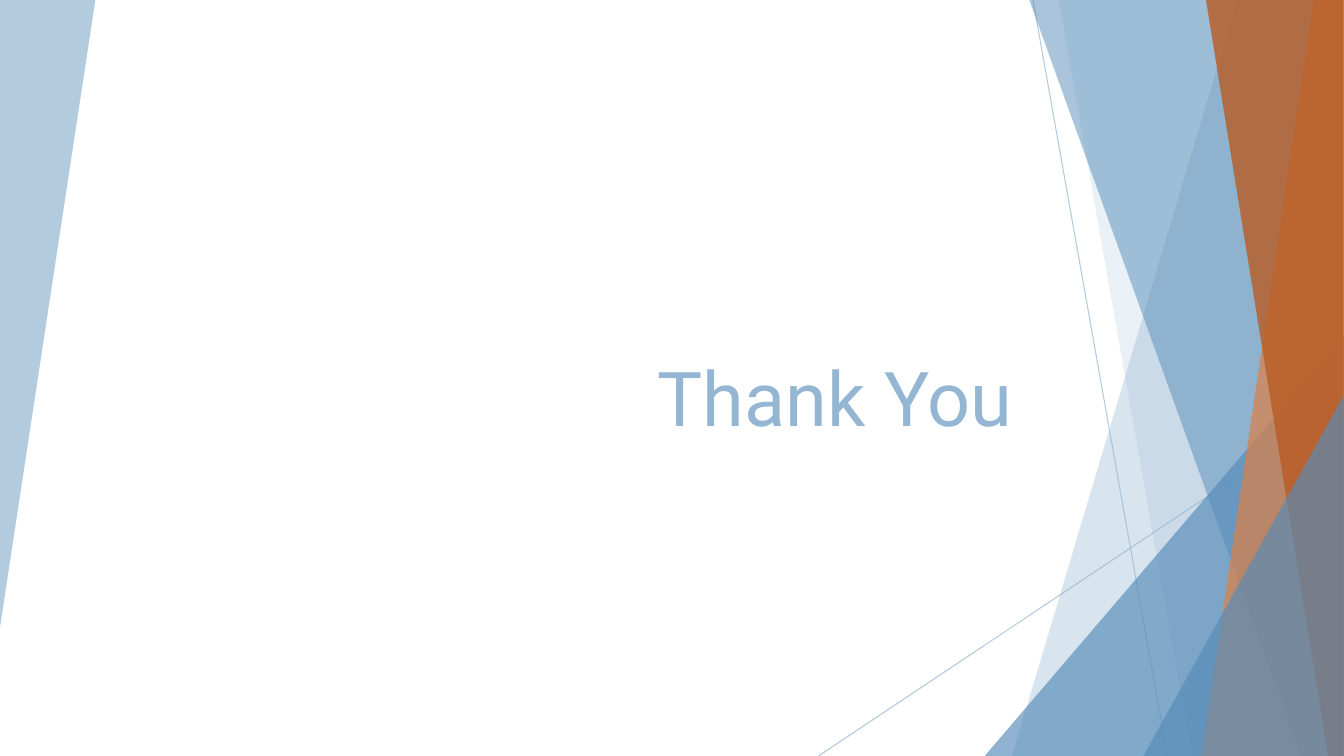
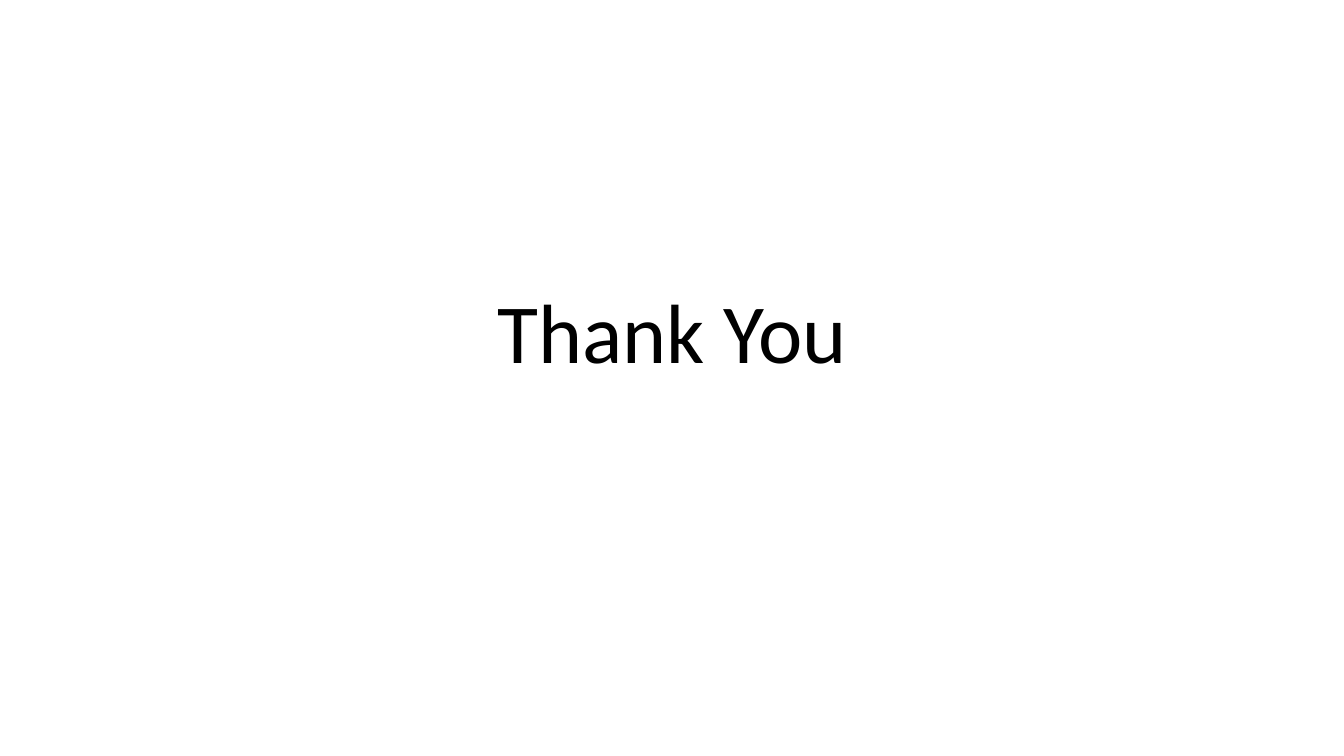
Before and after one commit to nikbearbrown/INFO_6210, a slide deck: slide 166 of Week_1/Intro_SQL.pptx. Drawn at 1344x756 pixels with LibreOffice and Linux fonts; fonts in the diff are those of the drawing. Boxes give left, top, right and bottom in pixels: in the first picture for what was removed or moved away, otherwise in the second. Text is boxed around its words. In the diff, an @@ line names an element or a change of style, - is before the commit and + after.

```diff
--- a/Week_1/Intro_SQL.pptx
+++ b/Week_1/Intro_SQL.pptx
@@ title "Thank You": place and size @@
-title "Thank You" at (658, 369, 1012, 427)
+title "Thank You" at (497, 304, 847, 364)
@@ title "Thank You" at (497, 304, 847, 364): size 54 to 60 pt, font Roboto to Calibri, text colour #94B6D2 to #000000; alignment right to centre; line spacing 1 to 0.9 @@
@@ group removed at (0, 0, 1344, 756): 6 freeform shapes, 2 lines, 2 triangles @@
```
Also in this commit, not shown: 165 other slides changed, 3 other files.
